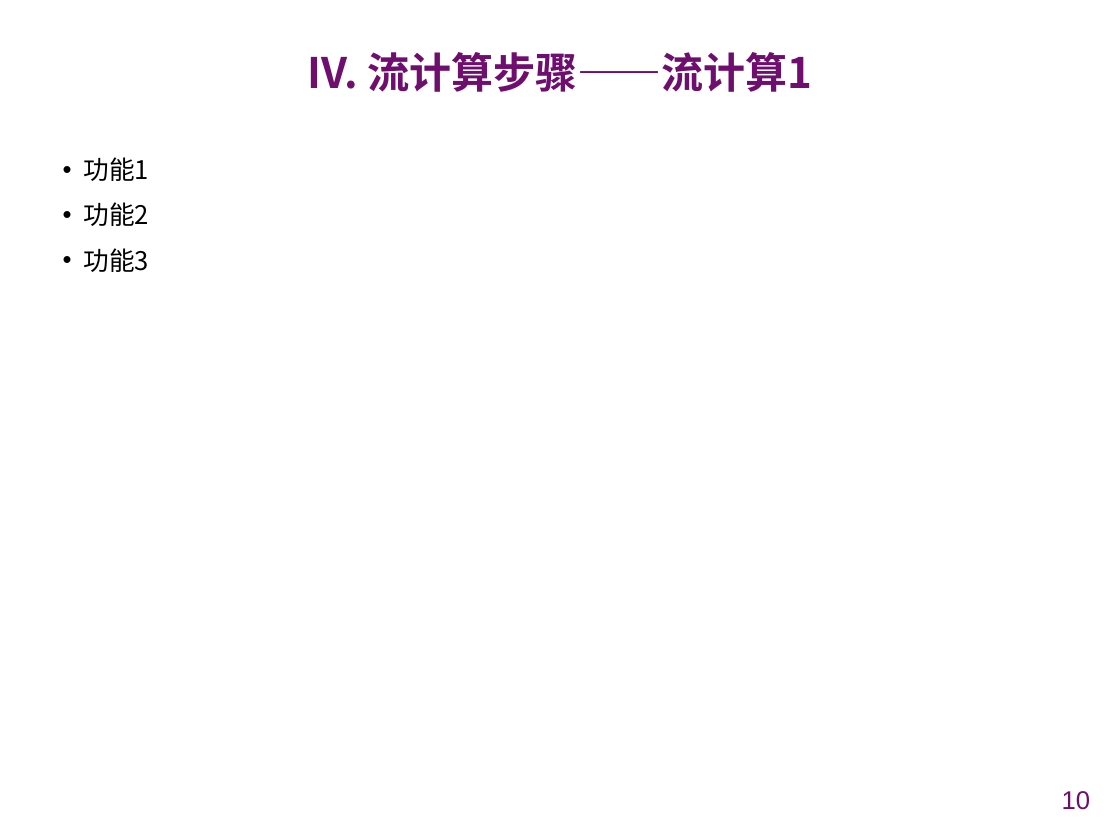
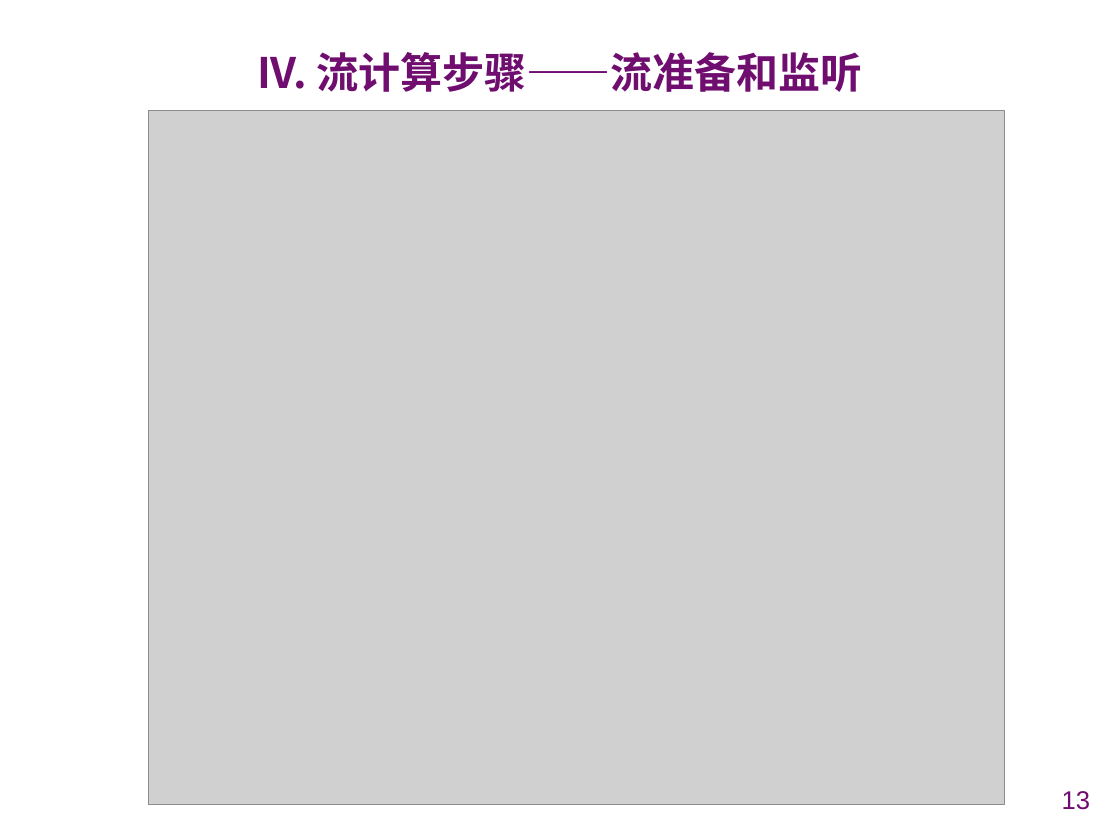
Before and after one commit to chenxiao2402/NJUSE-CloudComputing, a slide deck: slide 13 of PPT/云计算 Streaming 实现汇报.pptx (slide 10 before the commit). Drawn at 1120x840 pixels with LibreOffice and Linux fonts; fonts in the diff are those of the drawing; grey boxes stand for pictures; background and template pictures are left out. Boxes give left, top, right and bottom in pixels: in the first picture for what was removed or moved away, otherwise in the second. Text is boxed around its words. In the diff, an @@ line names an element or a change of style, - is before the commit and + after.

```diff
--- a/PPT/云计算 Streaming 实现汇报.pptx
+++ b/PPT/云计算 Streaming 实现汇报.pptx
@@ title at (257, 52, 863, 92): text changed @@
-IV. 流计算步骤——流计算1
+IV. 流计算步骤——流准备和监听
@@ picture added at (149, 111, 1005, 805) @@
@@ text removed at (84, 157, 149, 272) @@
-• 功能1
-• 功能2
-• 功能3
@@ page number at (1062, 791, 1090, 810): text changed @@
-10
+13
```
Also in this commit, not shown: 9 other slides changed, 8 slides added, 1 other file.
